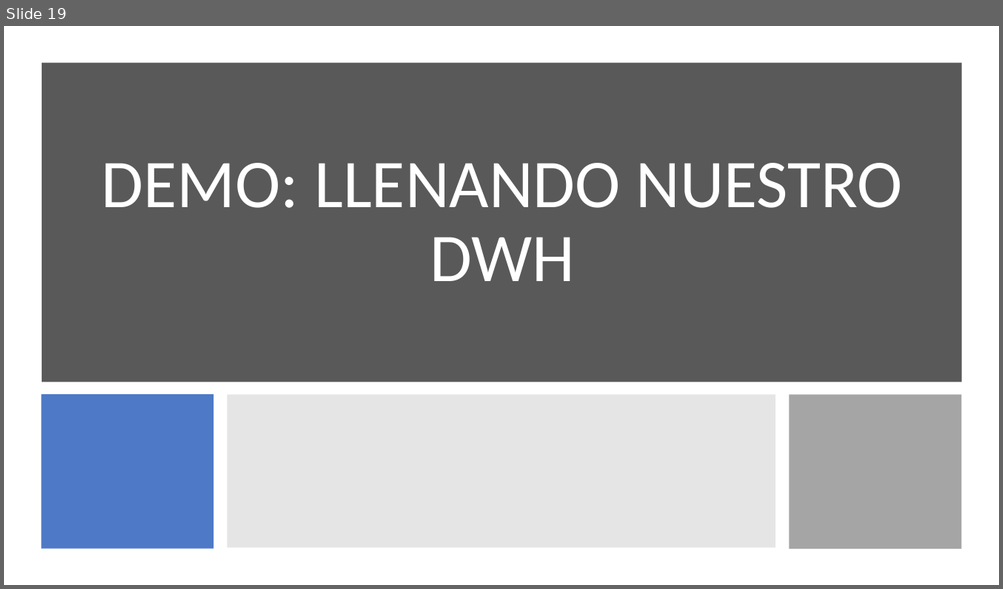
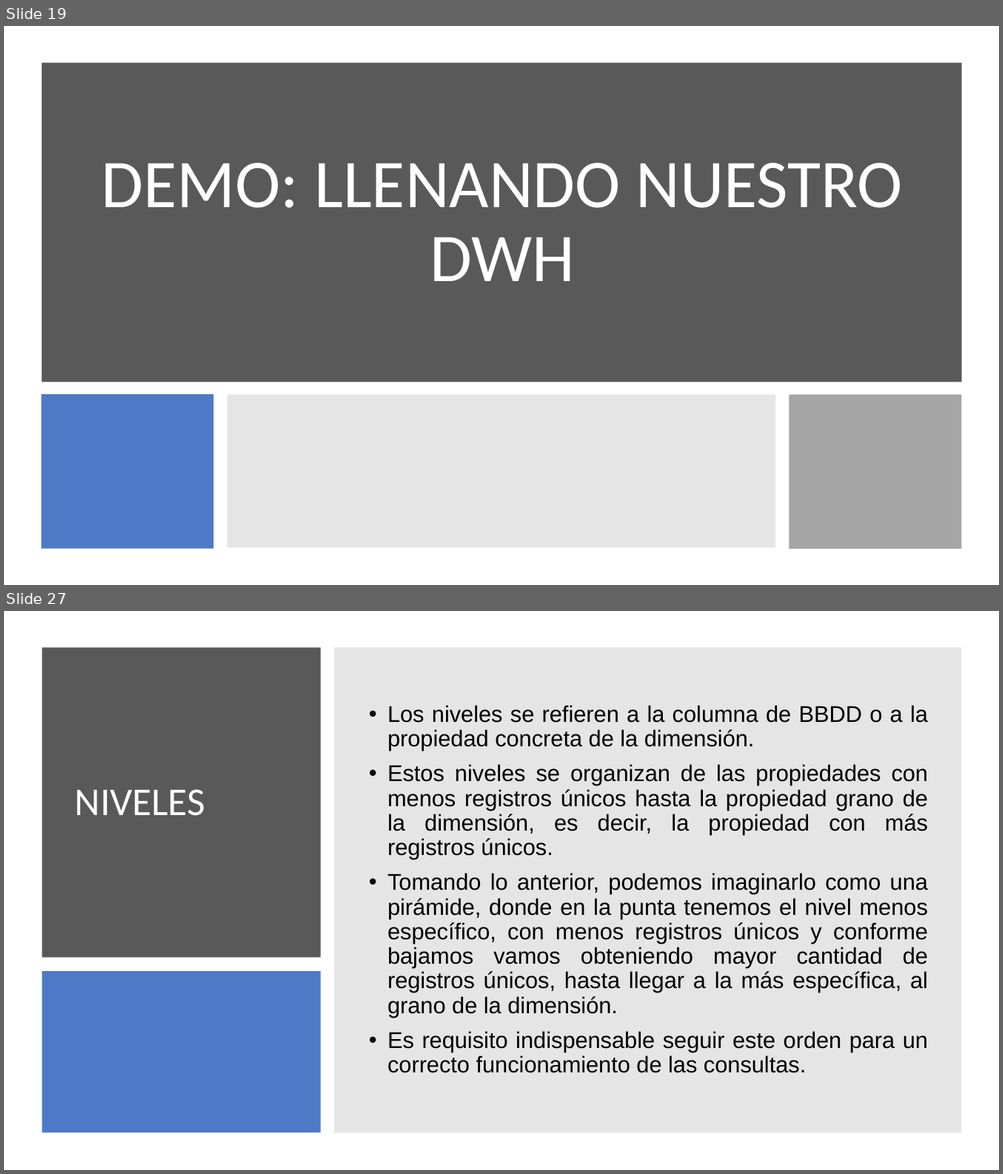
Before and after one commit to jorloicono/AF-BIGDATA-BI, a slide deck: PRESENTACIONES/5. Pentaho.pptx. Shown one above the other, each under a label of ours: slide 19 before the commit, slides 19 and 27 after it; the slides between them are not shown. The pictures are 1003x589 and 1003x1174 pixels, drawn with LibreOffice and Linux fonts; fonts in the diff are those of the drawing. Boxes give left, top, right and bottom in pixels: in the first picture for what was removed or moved away, otherwise in the second. Text is boxed around its words. In the diff, an @@ line names an element or a change of style, - is before the commit and + after.

```diff
--- a/PRESENTACIONES/5. Pentaho.pptx
+++ b/PRESENTACIONES/5. Pentaho.pptx
@@ slide 27 added at box(4, 611, 999, 1170), background #FFFFFF @@
@@ rectangle added at box(42, 647, 320, 958), fill #595959 @@
@@ rectangle added at box(334, 647, 962, 1133), fill #808080 at 20% opacity @@
@@ text added at box(387, 705, 928, 1073), 22 pt, text #000000 @@
+• Los niveles se refieren a la columna de BBDD o a la propiedad concreta de la dimensión.
+• Estos niveles se organizan de las propiedades con menos registros únicos hasta la propiedad grano de la dimensión, es decir, la propiedad con más registros únicos.
+• Tomando lo anterior, podemos imaginarlo como una pirámide, donde en la punta tenemos el nivel menos específico, con menos registros únicos y conforme bajamos vamos obteniendo mayor cantidad de registros únicos, hasta llegar a la más específica, al grano de la dimensión.
+• Es requisito indispensable seguir este orden para un correcto funcionamiento de las consultas.
@@ title added at box(75, 789, 205, 816), 38 pt, text #FFFFFF @@
+NIVELES
@@ rectangle added at box(42, 971, 320, 1133), fill #4472C4 at 95% opacity @@
```
Also in this commit, not shown: 1 slide changed, 8 other slides added, 2 slides removed, 19 other files.
